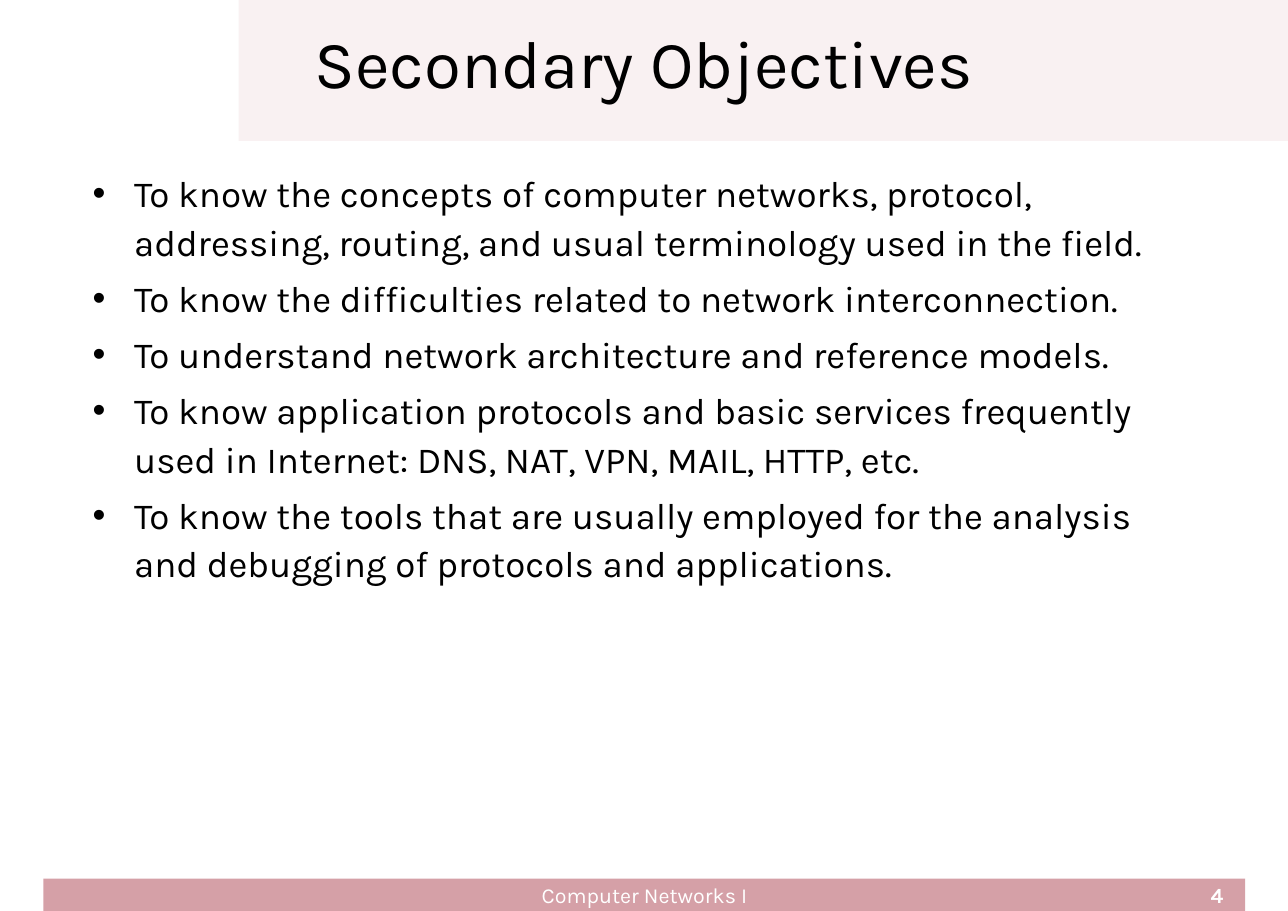
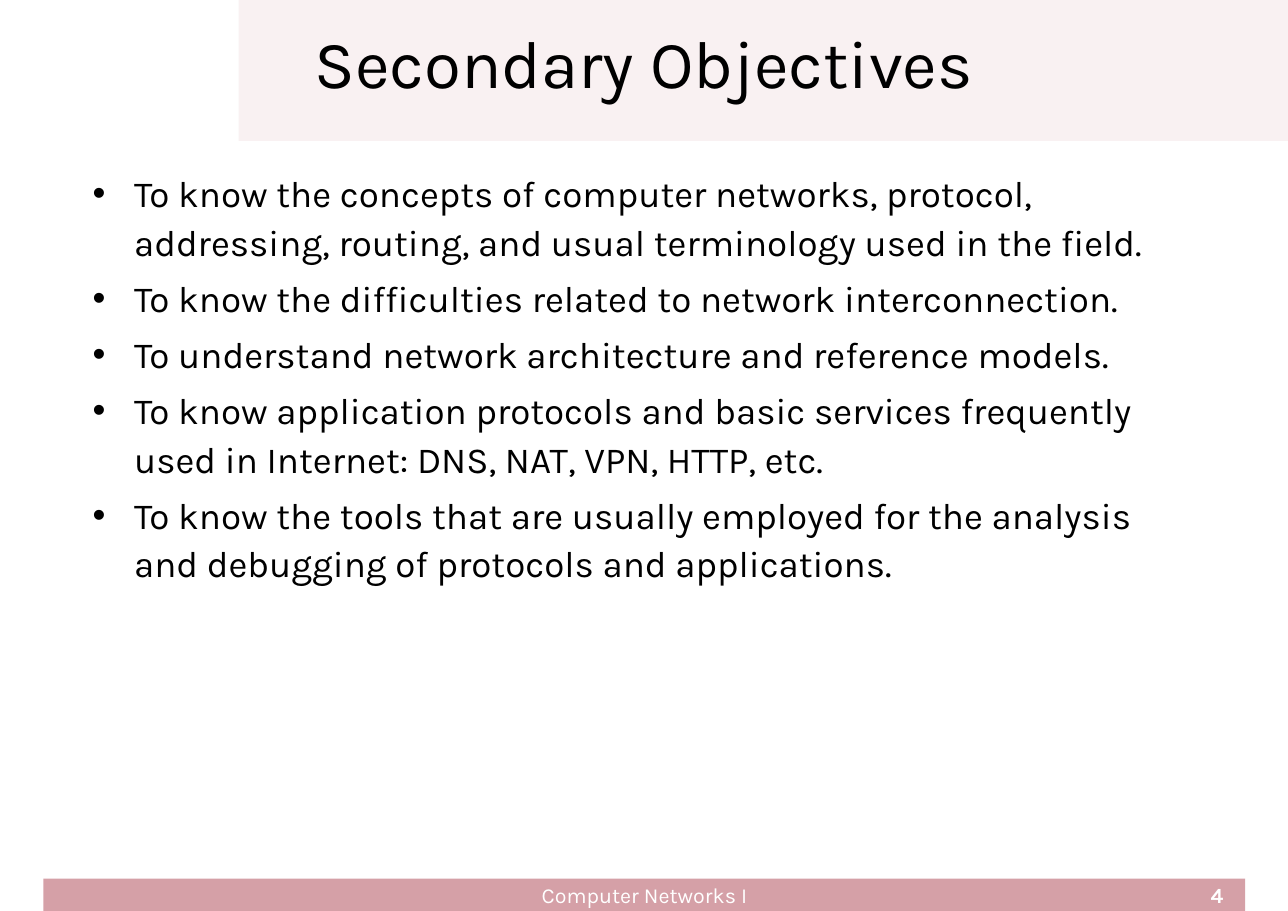
Before and after one commit to cletomartin/redes1, a slide deck: slide 4 of slides/presentation.odp. Drawn at 1288x911 pixels with LibreOffice and Linux fonts; fonts in the diff are those of the drawing; background and template pictures are left out. Boxes give left, top, right and bottom in pixels: in the first picture for what was removed or moved away, otherwise in the second. Text is boxed around its words. In the diff, an @@ line names an element or a change of style, - is before the commit and + after.

```diff
--- a/slides/presentation.odp
+++ b/slides/presentation.odp
@@ text at [134, 398, 1132, 477]: text changed @@
-• To know application protocols and basic services frequently used in Internet: DNS, NAT, VPN, MAIL, HTTP, etc.
+• To know application protocols and basic services frequently used in Internet: DNS, NAT, VPN, HTTP, etc.
```
Also in this commit, not shown: 3 other slides changed, 3 other files.
